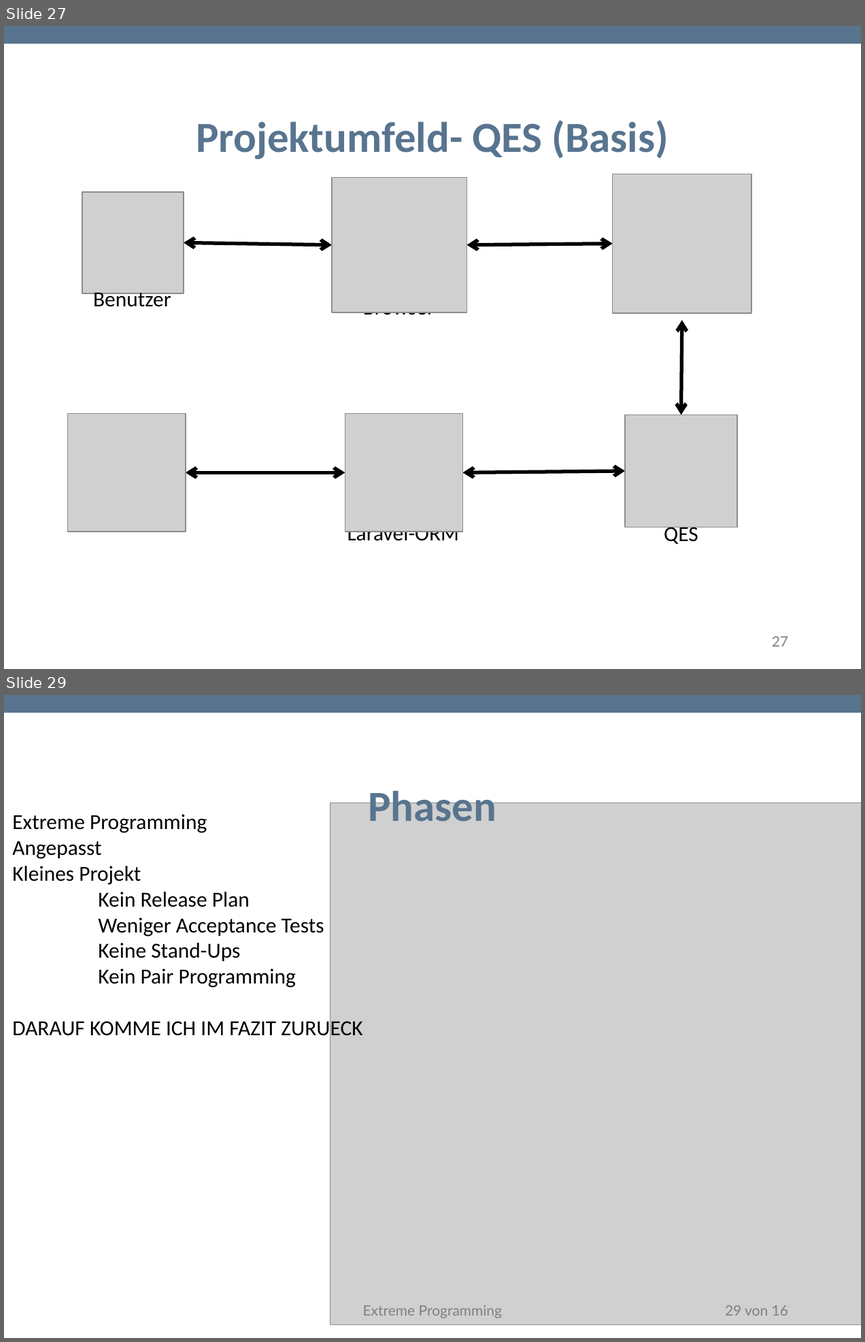
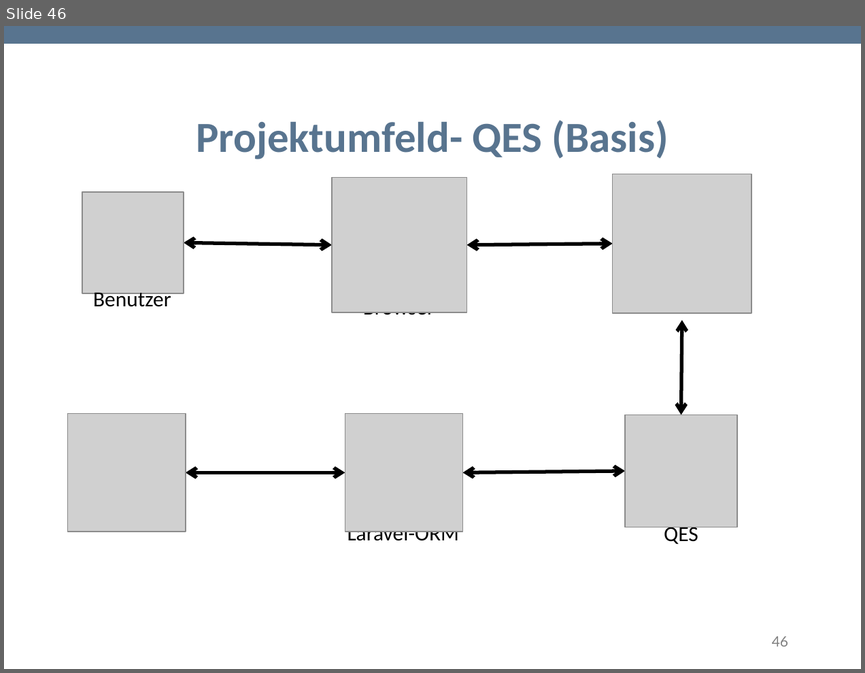
Before and after one commit to TwoHorus/dbExelExportLaravel, a slide deck: DOC/Fachgespraech.pptx. Shown one above the other, each under a label of ours: slides 27 and 29 before the commit, slide 46 after it; the slides between them are not shown. The pictures are 865x1342 and 865x673 pixels, drawn with LibreOffice and Linux fonts; fonts in the diff are those of the drawing; grey boxes stand for pictures; background and template pictures are left out. Boxes give left, top, right and bottom in pixels: in the first picture for what was removed or moved away, otherwise in the second. Text is boxed around its words. In the diff, an @@ line names an element or a change of style, - is before the commit and + after.

```diff
--- a/DOC/Fachgespraech.pptx
+++ b/DOC/Fachgespraech.pptx
@@ slide 29 removed at bbox=[4, 695, 861, 1338], background #FFFFFF; not listed: 1 template element that a slide beside it also shows @@
@@ rectangle removed at bbox=[239, 720, 691, 781] @@
@@ title removed at bbox=[368, 785, 496, 821] @@
-Phasen
@@ text removed at bbox=[12, 814, 362, 1040] @@
-Extreme Programming
-Angepasst
-Kleines Projekt
-Kein Release Plan
-Weniger Acceptance Tests
-Keine Stand-Ups
-Kein Pair Programming
-DARAUF KOMME ICH IM FAZIT ZURUECK
@@ picture removed at bbox=[330, 803, 861, 1325] @@
@@ text removed at bbox=[363, 1305, 502, 1318] @@
-Extreme Programming
@@ page number removed at bbox=[725, 1305, 788, 1315] @@
-29 von 16
@@ what was slide 27 is now slide 46 @@
@@ page number at bbox=[772, 636, 788, 646]: text changed @@
-27
+46
```
Also in this commit, not shown: 14 slides changed, 1 slide added, 1 other file.
